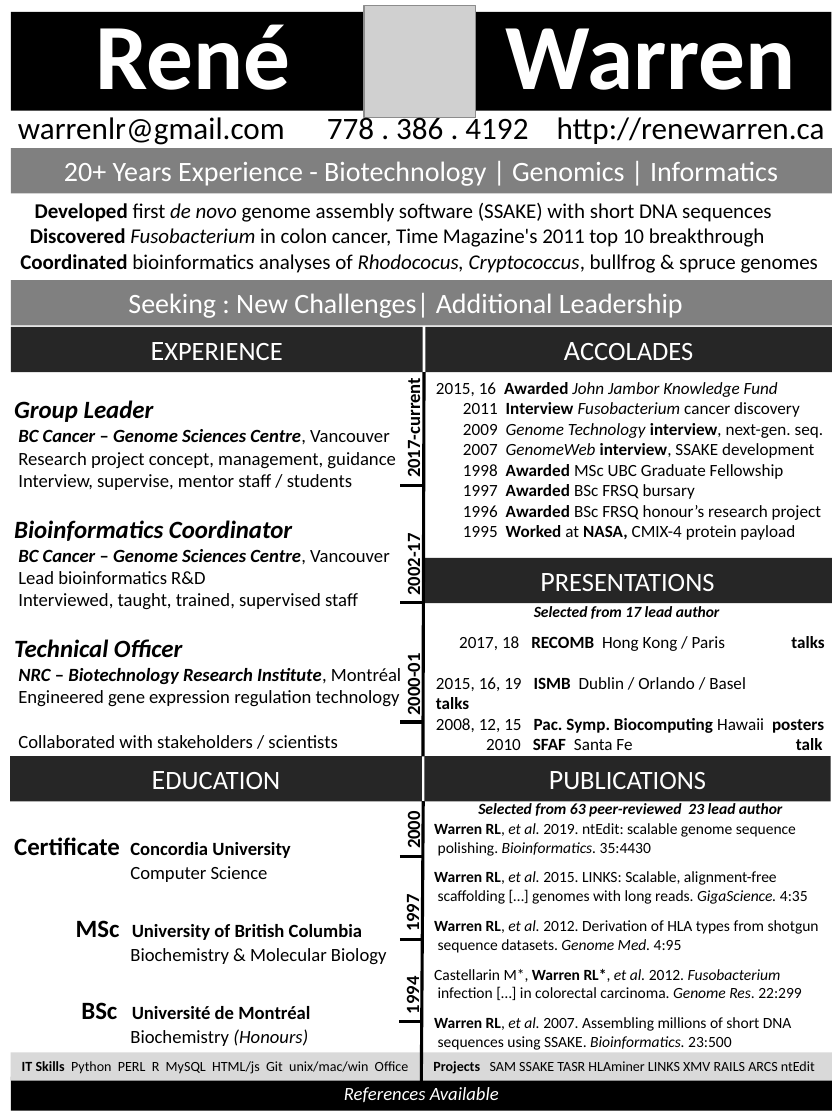
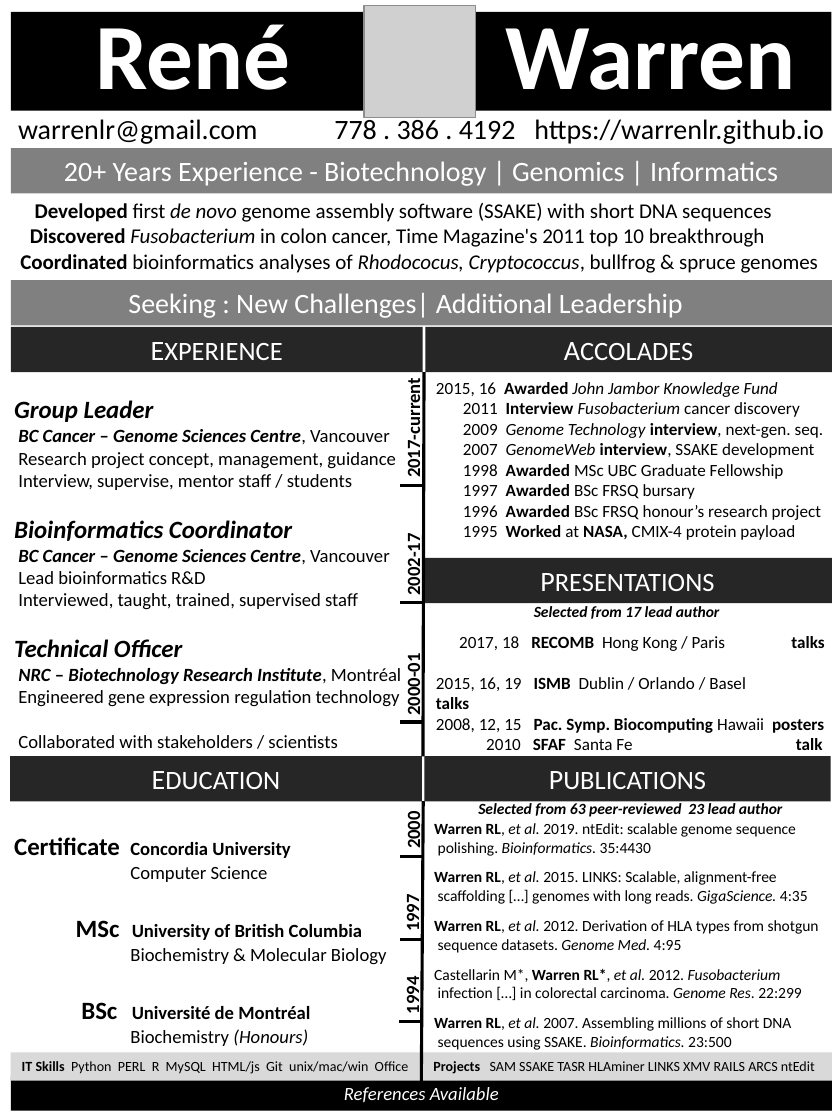
Before and after one commit to warrenlr/warrenlr.github.io, a slide deck: slide 1 of cv/CV_RWARREN_PPT.pptx. Drawn at 840x1120 pixels with LibreOffice and Linux fonts; fonts in the diff are those of the drawing; grey boxes stand for pictures. Boxes give left, top, right and bottom in pixels: in the first picture for what was removed or moved away, otherwise in the second. Text is boxed around its words. In the diff, an @@ line names an element or a change of style, - is before the commit and + after.

```diff
--- a/cv/CV_RWARREN_PPT.pptx
+++ b/cv/CV_RWARREN_PPT.pptx
@@ text at (18,116,824,144): text changed; size 20 to 18 pt @@
-warrenlr@gmail.com 778 . 386 . 4192 http://renewarren.ca
+warrenlr@gmail.com 778 . 386 . 4192 https://warrenlr.github.io
```
Also in this commit, not shown: 2 other files.
